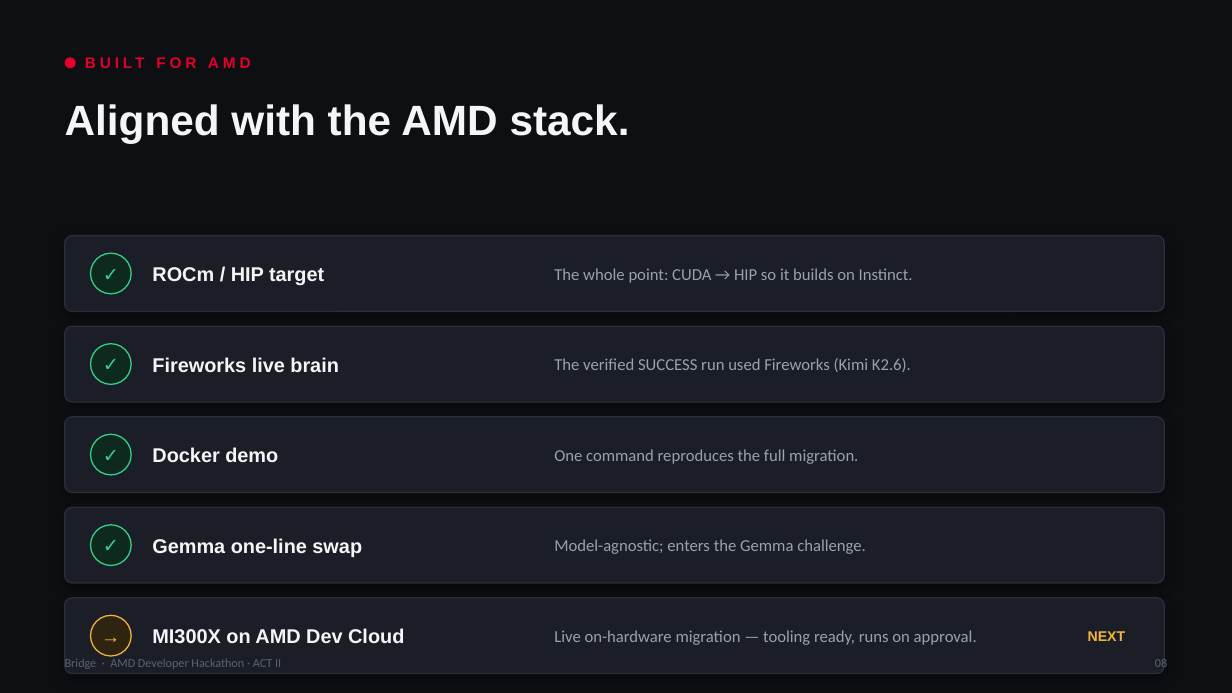
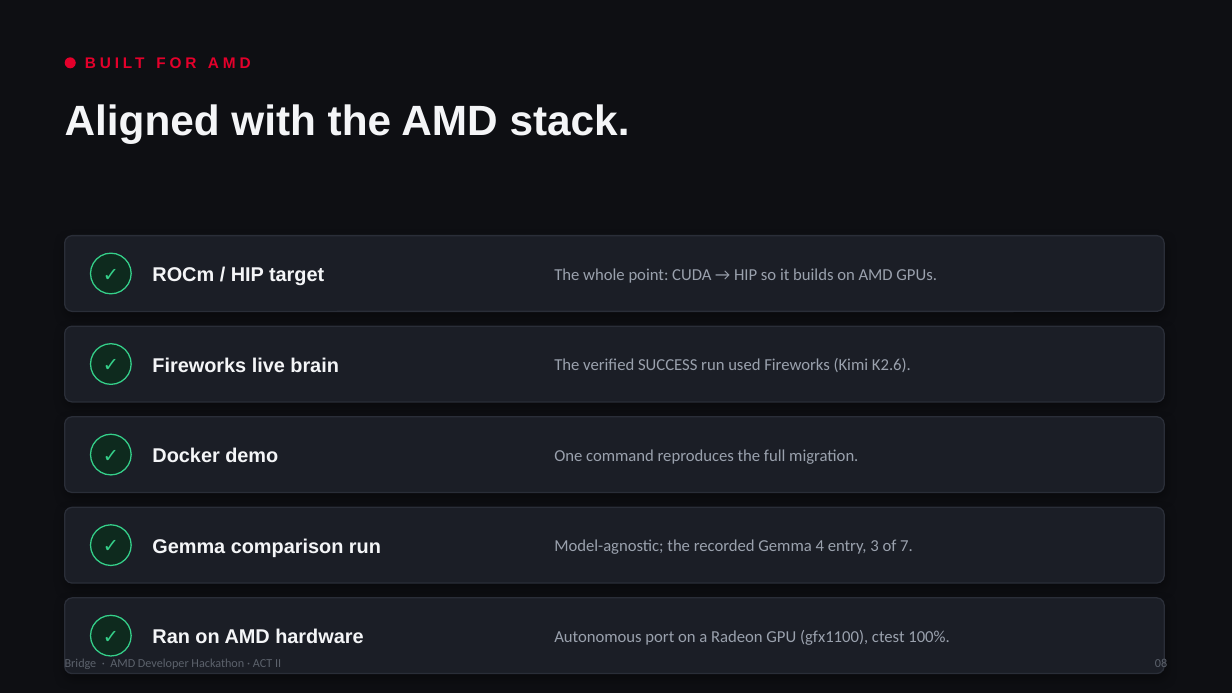
Before and after one commit to abidedavana/Bridge, a slide deck: slide 8 of pitch/bridge_pitch.pptx. Drawn at 1232x693 pixels with LibreOffice and Linux fonts; fonts in the diff are those of the drawing. Boxes give left, top, right and bottom in pixels: in the first picture for what was removed or moved away, otherwise in the second. Text is boxed around its words. In the diff, an @@ line names an element or a change of style, - is before the commit and + after.

Commit message:
Final stretch: use the idiomatic hardware2 recording; correct all deck/doc numbers
- fixtures/cassettes/hardware.json is now the cleaner rerun (recorded with
  the arch-templating + ANSI fixes in place): same SUCCESS / 3 iterations,
  but the agent produced the idiomatic HIP CMake port (find_package(hip),
  hip::device) — a sharper artifact that also matches the pod screenshots
  used in the video. Replays exactly: SUCCESS, 3 iters, $0.0456.
- Regenerated pitch/bridge_pitch.pptx from an updated build_deck.js: 135
  tests (was 119), Gemma slide now reports the real comparison (Gemma 4,
  3/7, plus the <thought>-stripping fix it forced), the AMD-stack slide
  marks the Radeon hardware run DONE (not MI300X-next), and the roadmap
  keeps MI300X as the genuine next step. Verified no stale strings remain.
- README hardware row, video script, demo page, hardware_runbook, and
  deck_delta all updated to ~$0.05 and 135 tests to match the shipped
  recording. 135 tests green.

```diff
--- a/pitch/bridge_pitch.pptx
+++ b/pitch/bridge_pitch.pptx
@@ text at [554, 268, 937, 283]: text changed @@
-The whole point: CUDA → HIP so it builds on Instinct.
+The whole point: CUDA → HIP so it builds on AMD GPUs.
@@ text at [152, 538, 381, 557]: text changed @@
-Gemma one-line swap
+Gemma comparison run
@@ text at [554, 539, 913, 554]: text changed @@
-Model-agnostic; enters the Gemma challenge.
+Model-agnostic; the recorded Gemma 4 entry, 3 of 7.
@@ text at [91, 616, 131, 656]: text changed; text colour #F2B441 to #35D08A @@
-→
+✓
@@ ellipse at [91, 616, 131, 656]: fill #2E2410 to #0E2A1E; outline #F2B441 1 pt to #35D08A 1 pt @@
@@ text at [152, 628, 363, 643]: text changed @@
-MI300X on AMD Dev Cloud
+Ran on AMD hardware
@@ text at [554, 630, 949, 645]: text changed @@
-Live on-hardware migration — tooling ready, runs on approval.
+Autonomous port on a Radeon GPU (gfx1100), ctest 100%.
@@ text removed at [1088, 631, 1126, 641] @@
-NEXT
```
Also in this commit, not shown: 3 other slides changed, 7 other files.
